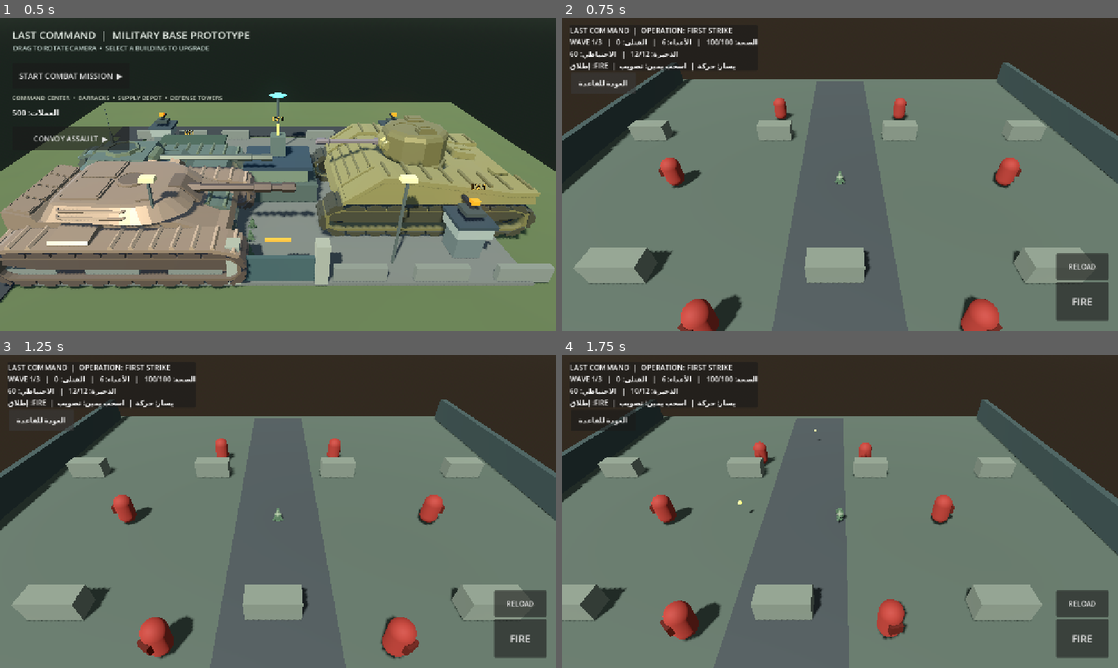
Above: before the commit, frames 1-4 (two rows, left to right).
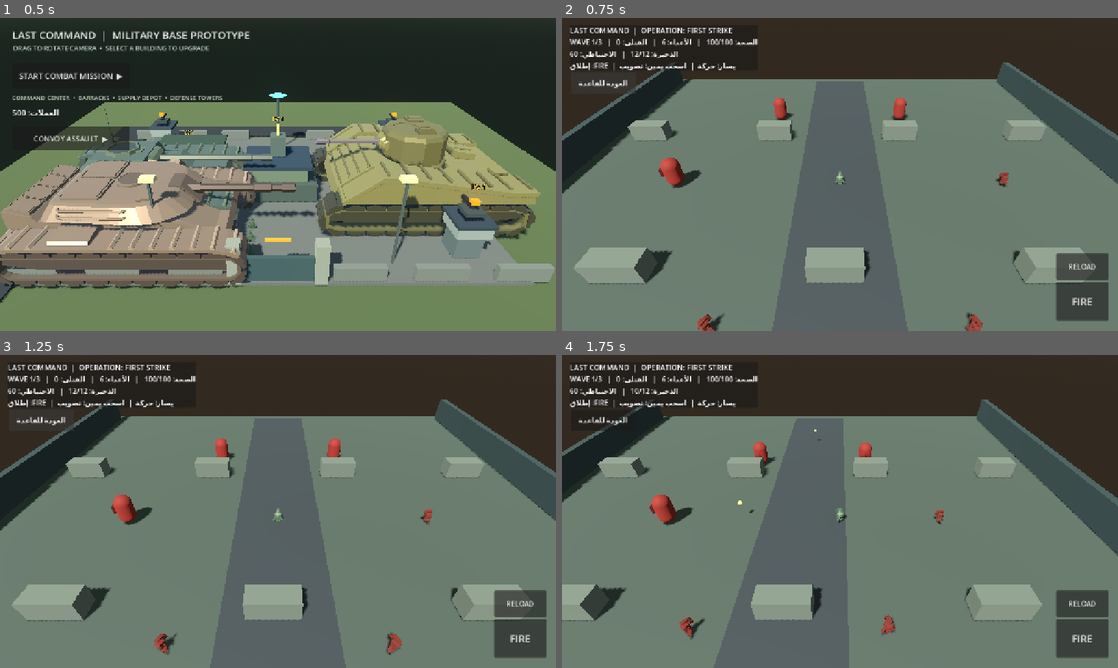
Above: after the commit, the same moments.

Repository: alshwqazf70-svg/last-command-android
Game: Godot game, scene res://scenes/base_preview.tscn
The game is run twice, just before and just after one commit, with the same random seed, the same clock (stepped at 60 frames per second) and the same inputs.
Inputs (mouse positions are in pixels of both pictures, inside the frame that each line leads up to):
- Up to frame 1 (0.5 s): no input
- Up to frame 2 (0.75 s): click "START COMBAT MISSION ▶" at 0.5 s
- Up to frame 3 (1.25 s): no input
- Up to frame 4 (1.75 s): tap Enter (ui_accept) at 1.25, 1.52 s; move the mouse to (962, 495) at 1.27 s; hold Right (ui_right) from 1.28 s (still down); click (962, 495) at 1.42 s

Frame 1 is identical in both runs. In frame 2, 1.9% of the frame differs, in the area x 20-83%, y 44-100%; in frame 3, 1.9%, in the area x 24-80%, y 44-98%; in frame 4, 1.7%.

Commit message:
Add rigged hostile soldiers and boss visuals to combat waves

Diff:
--- a/project/scripts/mission.gd
+++ b/project/scripts/mission.gd
@@ -34,6 +34,7 @@
 var player_root: Node3D
 var player_animator: AnimationPlayer
 var player_animation_name := ""
+var enemy_soldier_scene: PackedScene
 var fire_button: Button
 var back_button: Button
 var mission_finished := false
@@ -168,30 +169,58 @@
 func _spawn_wave(wave: int) -> void:
 	var count := int(WAVE_COUNTS[wave - 1])
 	var is_boss_wave := wave == 3
+	if enemy_soldier_scene == null:
+		enemy_soldier_scene = load("res://assets/characters/soldier/character-soldier.glb") as PackedScene
 	for i in range(count):
 		var enemy := Node3D.new()
 		enemy.name = "Hostile_%02d_W%d" % [i + 1, wave]
-		var body := MeshInstance3D.new()
-		var capsule := CapsuleMesh.new()
 		var scale_factor := 1.65 if is_boss_wave else 1.0
-		capsule.radius = 0.48 * scale_factor
-		capsule.height = 1.8 * scale_factor
-		body.mesh = capsule
-		body.position.y = 0.9 * scale_factor
-		body.material_override = _material(Color(0.72, 0.20, 0.10) if is_boss_wave else Color(0.48, 0.16, 0.13))
-		enemy.add_child(body)
-		var marker := MeshInstance3D.new()
-		var marker_mesh := BoxMesh.new()
-		marker_mesh.size = Vector3(0.52, 0.45, 0.35) * scale_factor
-		marker.mesh = marker_mesh
-		marker.position = Vector3(0, 1.0, 0.42) * scale_factor
-		marker.material_override = _material(Color(0.28, 0.08, 0.05))
-		enemy.add_child(marker)
+		var use_rig := enemy_soldier_scene != null and (i < 3 or is_boss_wave)
+		if use_rig:
+			var rig := enemy_soldier_scene.instantiate() as Node3D
+			if rig != null:
+				rig.name = "HostileSoldierRig"
+				rig.scale = Vector3.ONE * (scale_factor * 0.92)
+				_apply_enemy_surface(rig, Color(0.39, 0.16, 0.13) if not is_boss_wave else Color(0.56, 0.12, 0.08))
+				enemy.add_child(rig)
+				var animator := rig.find_child("AnimationPlayer", true, false) as AnimationPlayer
+				if animator != null:
+					for animation_name in animator.get_animation_list():
+						if String(animation_name).get_file().to_lower() == "walk":
+							animator.play(animation_name)
+							break
+			else:
+				use_rig = false
+		if not use_rig:
+			var body := MeshInstance3D.new()
+			var capsule := CapsuleMesh.new()
+			capsule.radius = 0.48 * scale_factor
+			capsule.height = 1.8 * scale_factor
+			body.mesh = capsule
+			body.position.y = 0.9 * scale_factor
+			body.material_override = _material(Color(0.72, 0.20, 0.10) if is_boss_wave else Color(0.48, 0.16, 0.13))
+			enemy.add_child(body)
+			var marker := MeshInstance3D.new()
+			var marker_mesh := BoxMesh.new()
+			marker_mesh.size = Vector3(0.52, 0.45, 0.35) * scale_factor
+			marker.mesh = marker_mesh
+			marker.position = Vector3(0, 1.0, 0.42) * scale_factor
+			marker.material_override = _material(Color(0.28, 0.08, 0.05))
+			enemy.add_child(marker)
 		var angle := TAU * float(i) / float(count)
 		var radius := 11.0 if is_boss_wave else 10.0
 		enemy.position = Vector3(cos(angle) * radius, 0, sin(angle) * radius)
 		add_child(enemy)
 		enemies.append({"node": enemy, "hp": 12 if is_boss_wave else (3 if wave == 2 else 2), "attack": 0.0, "boss": is_boss_wave})
+
+func _apply_enemy_surface(root: Node, tint: Color) -> void:
+	var uniform := StandardMaterial3D.new()
+	uniform.albedo_color = tint
+	uniform.roughness = 0.96
+	for child in root.find_children("*", "MeshInstance3D", true, false):
+		var mesh_node := child as MeshInstance3D
+		if mesh_node != null:
+			mesh_node.material_override = uniform
 
 func _build_hud() -> void:
 	hud_layer = CanvasLayer.new()
